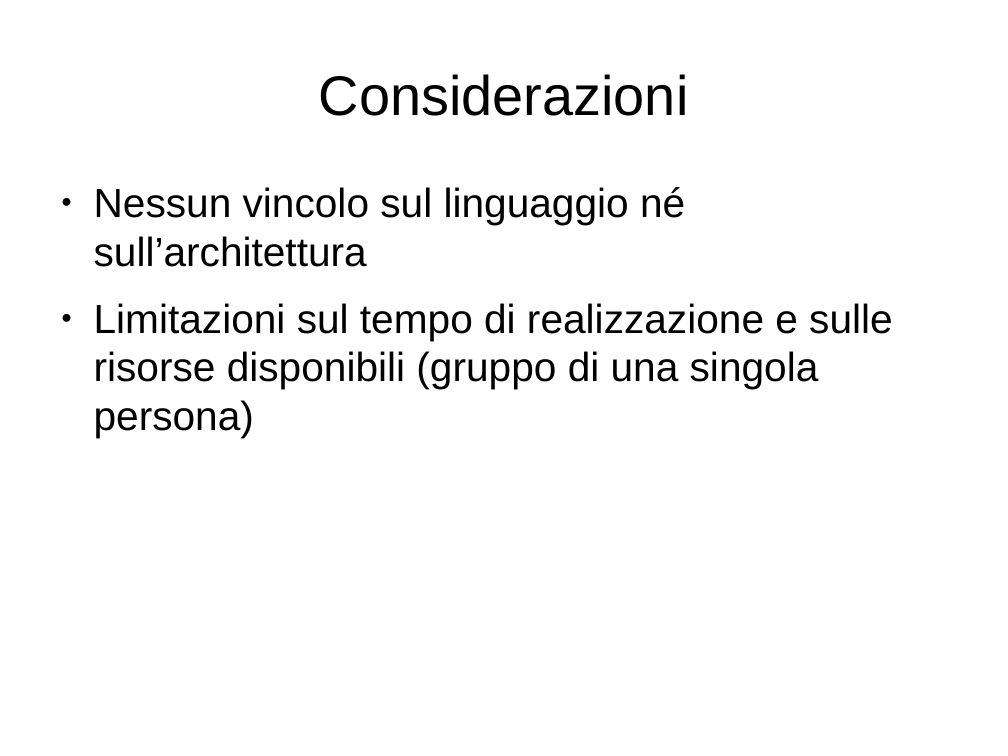
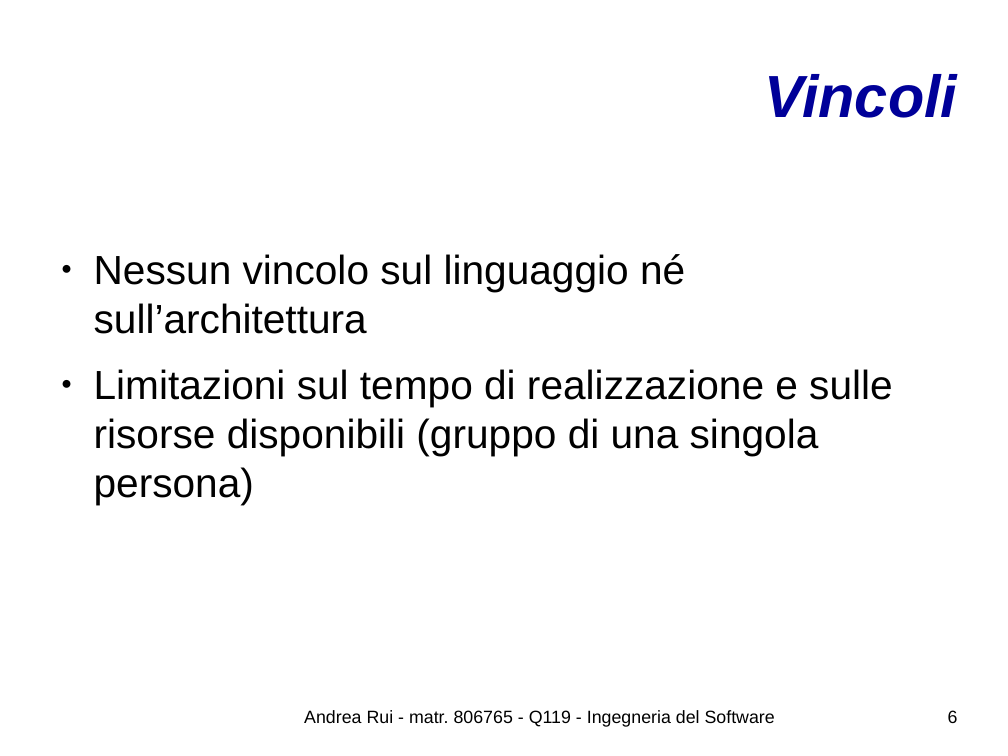
Before and after one commit to UnimibSoftEngCourse1718/progetto-agenda-2-Andy-UNIMIB, a slide deck: slide 6 of doc/Presentazione del Progetto.odp (slide 5 before the commit). Drawn at 1008x756 pixels with LibreOffice and Linux fonts; fonts in the diff are those of the drawing; background and template pictures are left out. Boxes give left, top, right and bottom in pixels: in the first picture for what was removed or moved away, otherwise in the second. Text is boxed around its words. In the diff, an @@ line names an element or a change of style, - is before the commit and + after.

```diff
--- a/doc/Presentazione del Progetto.odp
+++ b/doc/Presentazione del Progetto.odp
@@ title at (x1=765, y1=74, x2=957, y2=118): text changed; size 44 to 46.8 pt; text colour #000000 to #000099; bold on; italic on @@
-Considerazioni
+Vincoli
@@ text "Nessun vincolo sul linguaggio né ..." moved from (x1=94, y1=187, x2=893, y2=438) to (x1=94, y1=254, x2=893, y2=505) @@
@@ text added at (x1=304, y1=710, x2=775, y2=727), 14 pt, text #000000 @@
+Andrea Rui - matr. 806765 - Q119 - Ingegneria del Software
@@ page number added at (x1=948, y1=710, x2=958, y2=723), 14 pt, text #000000 @@
+6
```
Also in this commit, not shown: 5 other slides changed, 16 slides added, 8 slides removed, 6 other files.
